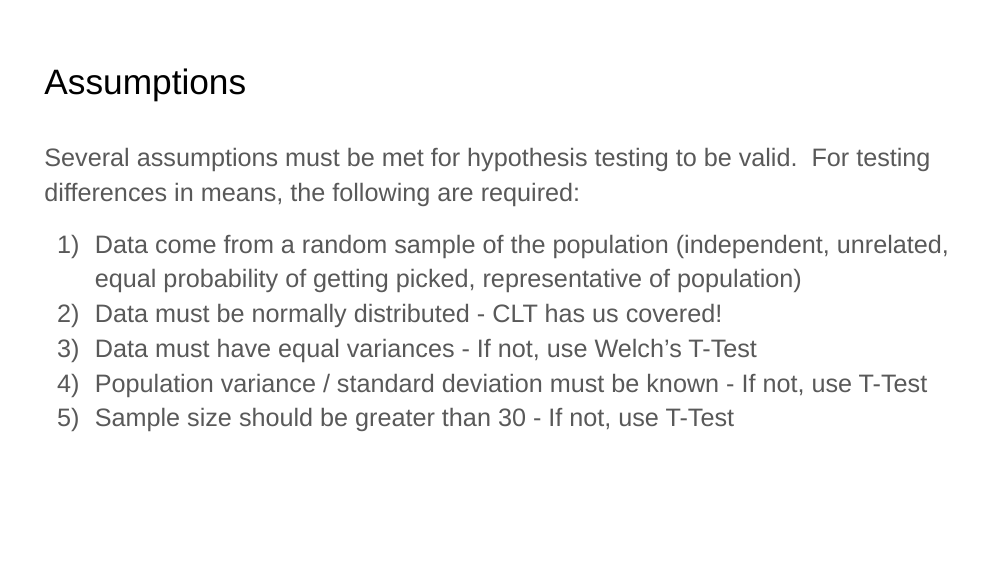
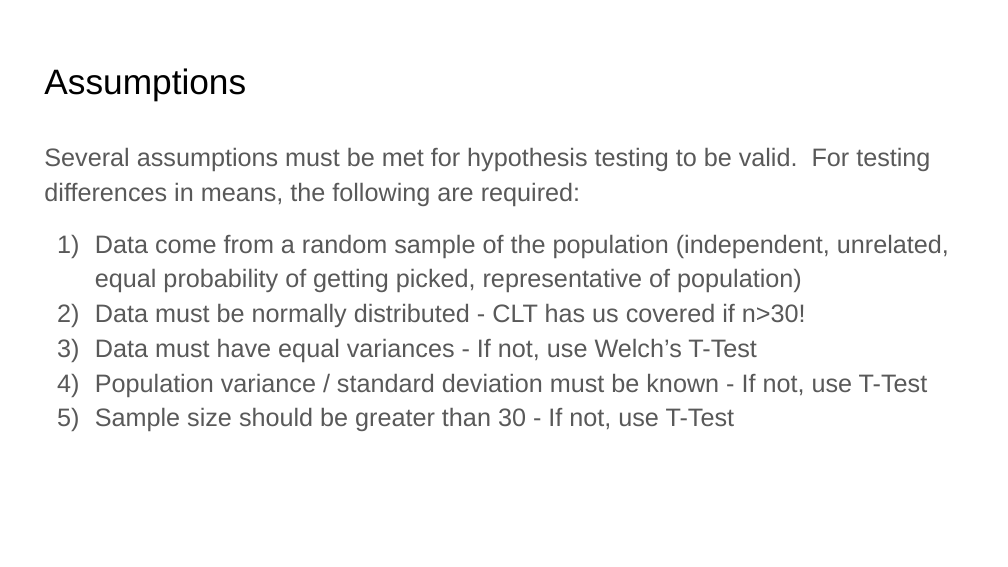
Before and after one commit to rjwrobel86/Python4Statistics, a slide deck: slide 10 of Stuff For Class/Slides/Hypothesis Testing.pptx (slide 12 before the commit). Drawn at 1008x567 pixels with LibreOffice and Linux fonts; fonts in the diff are those of the drawing. Boxes give left, top, right and bottom in pixels: in the first picture for what was removed or moved away, otherwise in the second. Text is boxed around its words. In the diff, an @@ line names an element or a change of style, - is before the commit and + after.

```diff
--- a/Stuff For Class/Slides/Hypothesis Testing.pptx
+++ b/Stuff For Class/Slides/Hypothesis Testing.pptx
@@ text at [95,303,806,327]: text changed @@
-2) Data must be normally distributed - CLT has us covered!
+2) Data must be normally distributed - CLT has us covered if n>30!
```
Also in this commit, not shown: 12 other slides changed, 8 slides added, 4 slides removed, 3 other files.
